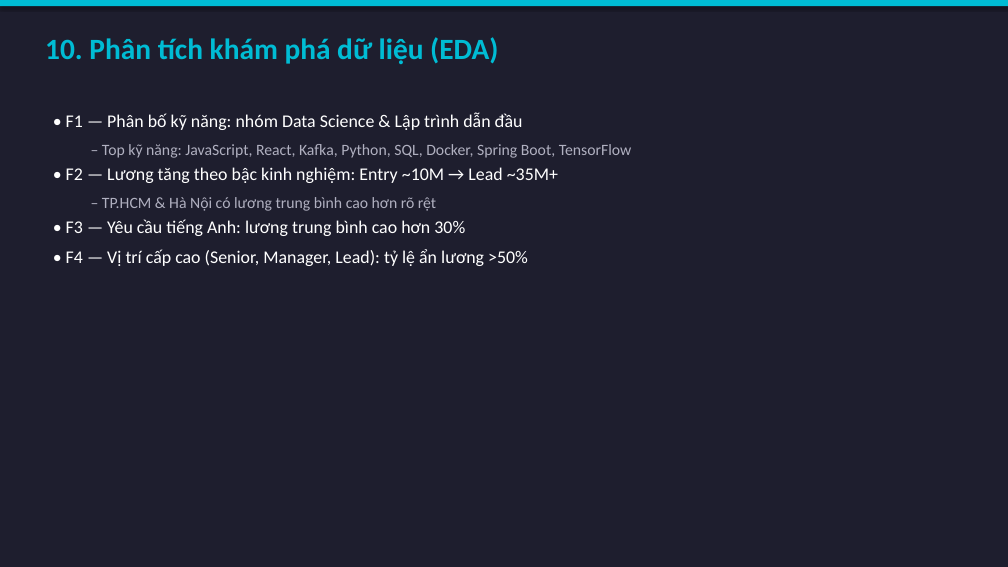
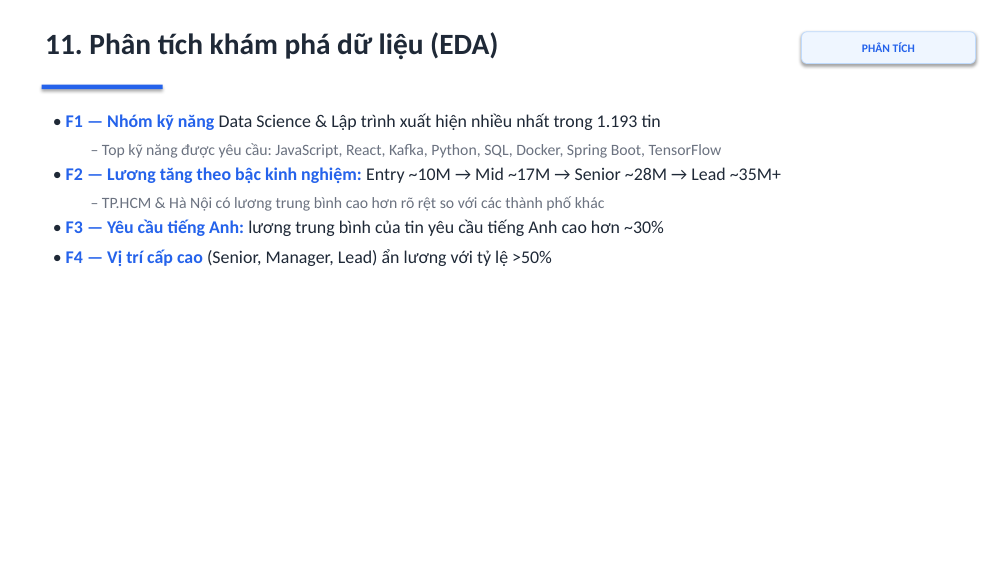
Before and after one commit to ThuyLoiLerning/KhoaHocDuLieu, a slide deck: slide 11 of reports/slides/TrinhBay_ChuyenDe4.pptx (slide 10 before the commit). Drawn at 1008x567 pixels with LibreOffice and Linux fonts; fonts in the diff are those of the drawing. Boxes give left, top, right and bottom in pixels: in the first picture for what was removed or moved away, otherwise in the second. Text is boxed around its words. In the diff, an @@ line names an element or a change of style, - is before the commit and + after.

```diff
--- a/reports/slides/TrinhBay_ChuyenDe4.pptx
+++ b/reports/slides/TrinhBay_ChuyenDe4.pptx
@@ background #1E1E2E to #FFFFFF @@
@@ rectangle removed at (0,0,1008,6) @@
@@ text at (45,32,498,59): text changed; text colour #00BCD4 to #1F2937 @@
-10. Phân tích khám phá dữ liệu (EDA)
+11. Phân tích khám phá dữ liệu (EDA)
@@ rounded rectangle added at (802,32,975,64), fill #EFF6FF, outline #BFDBFE 0.75 pt, 11 pt, text #2563EB, bold @@
+PHÂN TÍCH
@@ rectangle added at (42,85,163,89), fill #2563EB @@
@@ text at (66,113,781,266): text changed; text colour #FFFFFF to #1F2937 @@
-• F1 — Phân bố kỹ năng: nhóm Data Science & Lập trình dẫn đầu
-  – Top kỹ năng: JavaScript, React, Kafka, Python, SQL, Docker, Spring Boot, TensorFlow
-• F2 — Lương tăng theo bậc kinh nghiệm: Entry ~10M → Lead ~35M+
-  – TP.HCM & Hà Nội có lương trung bình cao hơn rõ rệt
-• F3 — Yêu cầu tiếng Anh: lương trung bình cao hơn 30%
-• F4 — Vị trí cấp cao (Senior, Manager, Lead): tỷ lệ ẩn lương >50%
+• F1 — Nhóm kỹ năng Data Science & Lập trình xuất hiện nhiều nhất trong 1.193 tin
+  – Top kỹ năng được yêu cầu: JavaScript, React, Kafka, Python, SQL, Docker, Spring Boot, TensorFlow
+• F2 — Lương tăng theo bậc kinh nghiệm: Entry ~10M → Mid ~17M → Senior ~28M → Lead ~35M+
+  – TP.HCM & Hà Nội có lương trung bình cao hơn rõ rệt so với các thành phố khác
+• F3 — Yêu cầu tiếng Anh: lương trung bình của tin yêu cầu tiếng Anh cao hơn ~30%
+• F4 — Vị trí cấp cao (Senior, Manager, Lead) ẩn lương với tỷ lệ >50%
```
Also in this commit, not shown: 14 other slides changed, 8 slides added, 5 slides removed, 10 other files.
